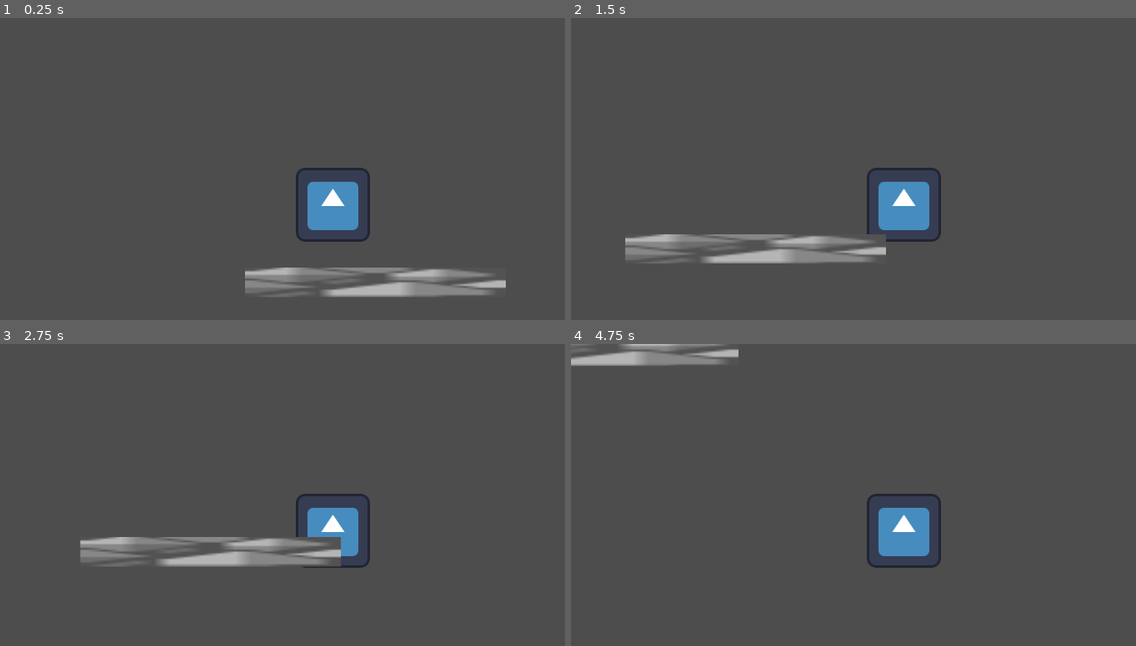
Above: before the commit, frames 1-4 (two rows, left to right).
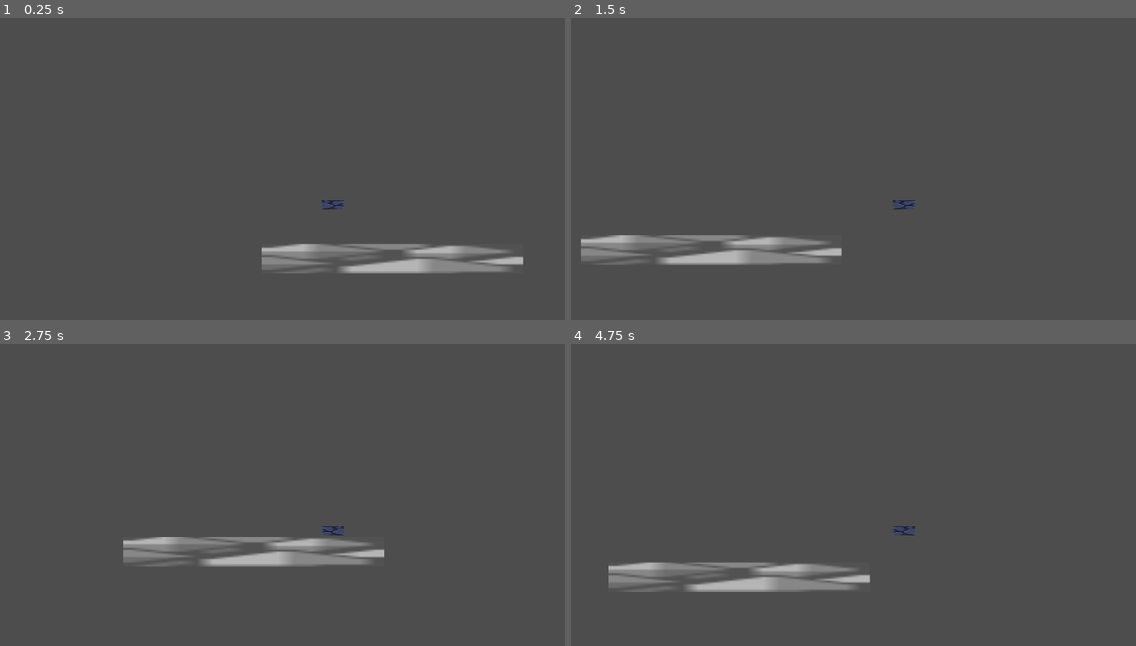
Above: after the commit, the same moments.

Repository: LordEnigma1/gameJam36LockIn
Game: Godot game, scene res://Scenes/main.tscn
Same seed, same stepped clock (60 frames per second), same inputs: the game is played once before the commit and once after it. The engine's default icon, where the game draws it, is replaced by a stand-in: a white triangle on a blue panel in a dark square.
Inputs:
- Up to frame 1 (0.25 s): no input
- Up to frame 2 (1.5 s): hold Right (right) from 0.53 s (still down); tap Shift (dash) at 0.6 s; tap Space (jump) at 0.77, 0.8, 1.07, 1.35 s
- Up to frame 3 (2.75 s): tap Space (jump) at 1.52, 1.82, 2.3 s; tap Shift (dash) at 1.55, 2.1 s; release Right (right) at 2.03 s; hold Left (left) from 2.03 s (still down)
- Up to frame 4 (4.75 s): release Left (left) at 2.78 s; hold Right (right) 2.78-4.28 s; tap Shift (dash) at 2.85, 4.35 s; tap Space (jump) at 3.02, 3.32, 3.6, 3.77, 4.07, 4.52 s; hold Left (left) from 4.28 s (still down)

The runs differ from the first frame. In frame 1, 7.5% of the frame differs, in the area x 43-93%, y 49-93%; in frame 2, 4.9%; in frame 3, 4.5%; in frame 4, 6.4%.

Commit message:
Player movement
I added hollow knight jump-like mechanics to the player.

Diff:
--- a/game-jam-entry-lock-in/Scenes/main.tscn
+++ b/game-jam-entry-lock-in/Scenes/main.tscn
@@ -2,22 +2,14 @@
 
 [ext_resource type="PackedScene" uid="uid://c8nno8k74iwsu" path="res://Scenes/player.tscn" id="1_jjgbg"]
 [ext_resource type="Texture2D" uid="uid://7siec88qjipj" path="res://Assets/separate/texture_16px 7.png" id="2_bo1nx"]
-
-[sub_resource type="RectangleShape2D" id="RectangleShape2D_7u77a"]
 
 [sub_resource type="RectangleShape2D" id="RectangleShape2D_jjgbg"]
 size = Vector2(1158, 20)
 
 [node name="main" type="Node2D" unique_id=296852109]
 
-[node name="CharacterBody2D" type="CharacterBody2D" parent="." unique_id=1466188547]
-
-[node name="CollisionShape2D" type="CollisionShape2D" parent="CharacterBody2D" unique_id=1433435809]
-shape = SubResource("RectangleShape2D_7u77a")
-
-[node name="AudioStreamPlayer2D" type="AudioStreamPlayer2D" parent="." unique_id=1785028548]
-
 [node name="player" parent="." unique_id=1722511285 instance=ExtResource("1_jjgbg")]
+position = Vector2(-50, -2)
 
 [node name="Texture16Px7" type="Sprite2D" parent="." unique_id=1197405948]
 position = Vector2(53.250015, 167.00002)
--- a/game-jam-entry-lock-in/Scenes/player.gd
+++ b/game-jam-entry-lock-in/Scenes/player.gd
@@ -1,57 +1,63 @@
 extends CharacterBody2D
 
 @export var speed: float = 300.0
-@export var jump_velocity: float = -400.0
+@onready var animated_sprite_2d: AnimatedSprite2D = $AnimatedSprite2D
 
-var gravity: int = ProjectSettings.get_setting("physics/2d/default_gravity")
+var gravity: float = 500.0
 
-const DASH_SPEED: float = 600.0
-const DASH_DURATION: float = 0.15
-const DASH_COOLDOWN: float = 0.5
+# Dash variables
+const DASH_SPEED: float = 1000.0
+var is_dashing: bool = false
+var can_dash: bool = true
+@onready var dash_timer: Timer = $dashTimer
+@onready var dash_cooldown: Timer = $dashCooldown
 
-var is_dashing: bool = false
-var last_direction: float = 1.0
-
-@onready var dash_timer: Timer = $dashTimer
-@onready var dash_cooldown_timer: Timer = $dashCooldownTimer
-
-func _ready() -> void:
-	dash_timer.timeout.connect(_on_dash_timer_timeout)
-	dash_cooldown_timer.timeout.connect(_on_dash_cooldown_timeout)
+# Jump variables
+@export var jump_speed: float = -550.0
+@export var base_gravity: float = 1400.0
+@export var fall_gravity_multiplier: float = 1.7
+@export var jump_cut_multiplier: float = 0.35
+var is_jumping: bool = false
 
 func _physics_process(delta: float) -> void:
-	if is_dashing:
-		velocity.x = last_direction * DASH_SPEED
-		velocity.y = clamp(velocity.y, -200.0, 200.0)
-		move_and_slide()
-		return
+	if not is_on_floor() or velocity.y < 0:
+		var current_gravity = base_gravity
 
+		if velocity.y > 0:
+			current_gravity *= fall_gravity_multiplier
 
-	if not is_on_floor():
-		velocity.y += gravity * delta
+		velocity.y += current_gravity * delta
+	else:
+		is_jumping = false
 
 	if Input.is_action_just_pressed("jump") and is_on_floor():
-		velocity.y = jump_velocity
+		velocity.y = jump_speed
+		is_jumping = true
 
+	if Input.is_action_just_released("jump") and is_jumping and velocity.y < 0:
+		velocity.y *= jump_cut_multiplier
+		is_jumping = false
+
+	# Dash
+	if Input.is_action_just_pressed("dash") and can_dash:
+		is_dashing = true
+		can_dash = false
+		dash_timer.start()
+		dash_cooldown.start()
+
+	# Movement
 	var direction := Input.get_axis("left", "right")
 	if direction:
-		velocity.x = direction * speed
-		last_direction = sign(direction)
+		velocity.x = direction * (DASH_SPEED if is_dashing else speed)
+		animated_sprite_2d.flip_h = (direction < 0)
 	else:
 		velocity.x = move_toward(velocity.x, 0, speed)
 
-	if Input.is_action_just_pressed("dash") and not is_dashing and dash_cooldown_timer.is_stopped():
-		dash()
-
 	move_and_slide()
 
-func dash() -> void:
-	is_dashing = true
-	dash_timer.start(DASH_DURATION)
-
+# Dash functions
 func _on_dash_timer_timeout() -> void:
 	is_dashing = false
-	dash_cooldown_timer.start(DASH_COOLDOWN)
 
 func _on_dash_cooldown_timeout() -> void:
-	pass
+	can_dash = true
--- a/game-jam-entry-lock-in/Scenes/player.tscn
+++ b/game-jam-entry-lock-in/Scenes/player.tscn
@@ -1,7 +1,7 @@
 [gd_scene format=3 uid="uid://c8nno8k74iwsu"]
 
 [ext_resource type="Script" uid="uid://yfyw5rrjs0j2" path="res://Scenes/player.gd" id="1_cvnsp"]
-[ext_resource type="Texture2D" uid="uid://bk5i4yta7dkg2" path="res://icon.svg" id="1_v0iea"]
+[ext_resource type="Texture2D" uid="uid://dwxcd0oa4a7un" path="res://Assets/separate/texture_16px 1.png" id="2_cvnsp"]
 
 [sub_resource type="RectangleShape2D" id="RectangleShape2D_cvnsp"]
 
@@ -9,7 +9,7 @@
 animations = [{
 "frames": [{
 "duration": 1.0,
-"texture": ExtResource("1_v0iea")
+"texture": ExtResource("2_cvnsp")
 }],
 "loop": true,
 "name": &"default",
@@ -23,10 +23,15 @@
 shape = SubResource("RectangleShape2D_cvnsp")
 
 [node name="AnimatedSprite2D" type="AnimatedSprite2D" parent="." unique_id=452701996]
+scale = Vector2(2.328125, 1)
 sprite_frames = SubResource("SpriteFrames_6t5aa")
 
 [node name="Camera2D" type="Camera2D" parent="." unique_id=2058491844]
 
 [node name="dashTimer" type="Timer" parent="." unique_id=2040499487]
+wait_time = 0.2
 
-[node name="dashCooldownTimer" type="Timer" parent="." unique_id=1377460482]
+[node name="dashCooldown" type="Timer" parent="." unique_id=1377460482]
+
+[connection signal="timeout" from="dashTimer" to="." method="_on_dash_timer_timeout"]
+[connection signal="timeout" from="dashCooldown" to="." method="_on_dash_cooldown_timeout"]
